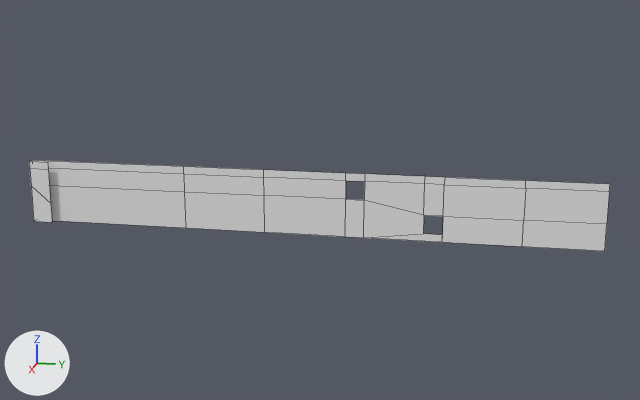
The FBX model p55/walls/p55-wall-endface-3-roof.fbx: old version first, new version second.
Both versions are drawn from a 50 mm camera at (36.3, -4.6, 10.7) aimed at (0.1, -11.8, 1.6). The lights are fixed; the arrows at lower left show +X, +Y and +Z. The first picture is the older version. Mesh edges are drawn as thin lines.

Objects in the first picture: 'p55-wall-endface-3-roof'.
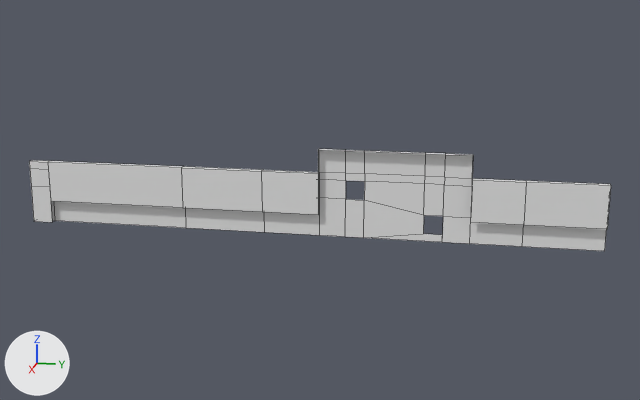
Location of each change, [x1, y1, x2, y2] in pixels of the pictures (640 x 400 px):
'p55-wall-endface-3-roof', reshaped (12% taller): before [29, 160, 610, 251]; after [29, 149, 611, 251]
part 1 of me_plane_112, built on: before [32, 160, 526, 246]; after [31, 149, 611, 246]

What changed in the scene script:
```text
Change me_plane_112:
    used by ob_p55_wall_endface_3_roof; location = (0.0, 0.0, 0.0)
    remove me_plane_112.from_pydata(...)  # 45 vertices, 29 faces; spans x 0.0..0.3, y -25.2..0.0, z 0.0..2.8
    add me_plane_112.from_pydata(...)  # 85 vertices, 61 faces; spans x 0.0..0.3, y -25.2..0.0, z 0.0..3.8
    me_plane_112 part 1
    9 faces are deleted
    1 vertex moves from x 0.3, y -24.2, z 0.9 to x 0.3, y -24.2, z 1.7
    11 vertices are added at x 0.3, y -25.2..0.0, z 2.8..3.8
    5 new vertices lie (0.0, -2.1, 0.0) away from vertices in x 0.0..0.3, y -3.3, z 0.0..2.8
    6 new vertices lie (0.0, 0.0, 1.0) away from vertices in x 0.0..0.3, y -10.7..-5.4, z 2.8
    6 new vertices lie (0.0, -1.2, 0.0) away from vertices in x 0.0..0.3, y -10.7..-5.4, z 0.0..3.8
    6 new vertices lie (0.0, 0.0, -1.8) away from vertices in x 0.3, y -17.9..0.0, z 2.8
    6 new vertices lie (0.0, -6.3, 0.0) away from vertices in x 0.0..0.3, y -17.9, z 0.0..2.8
    41 new faces join them
```
